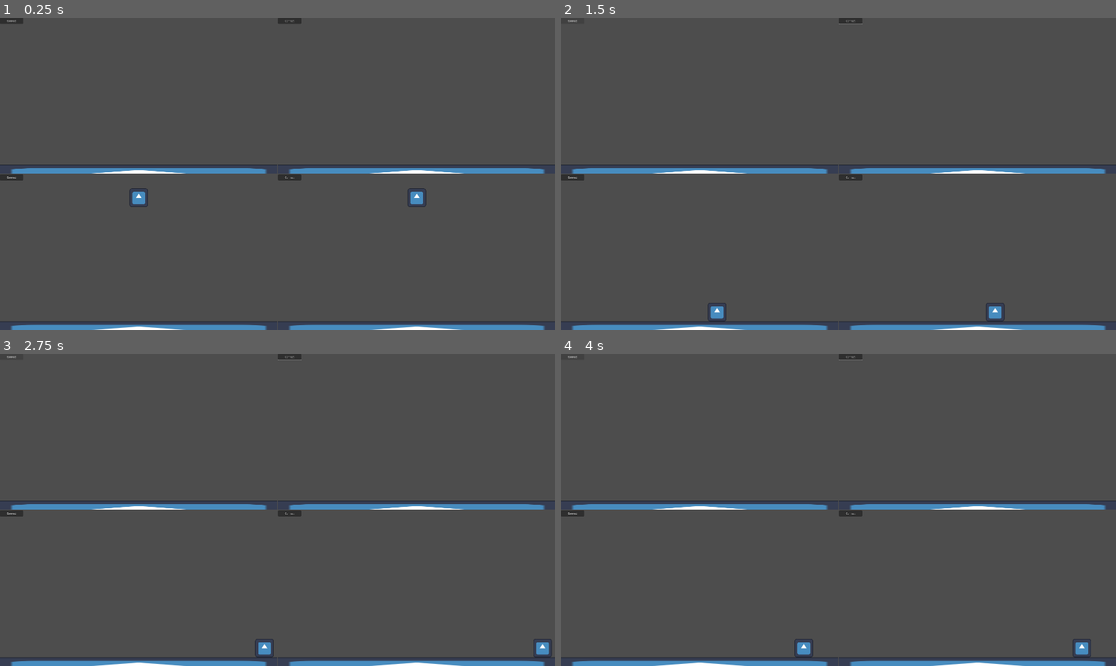
Above: before the commit, frames 1-4 (two rows, left to right).
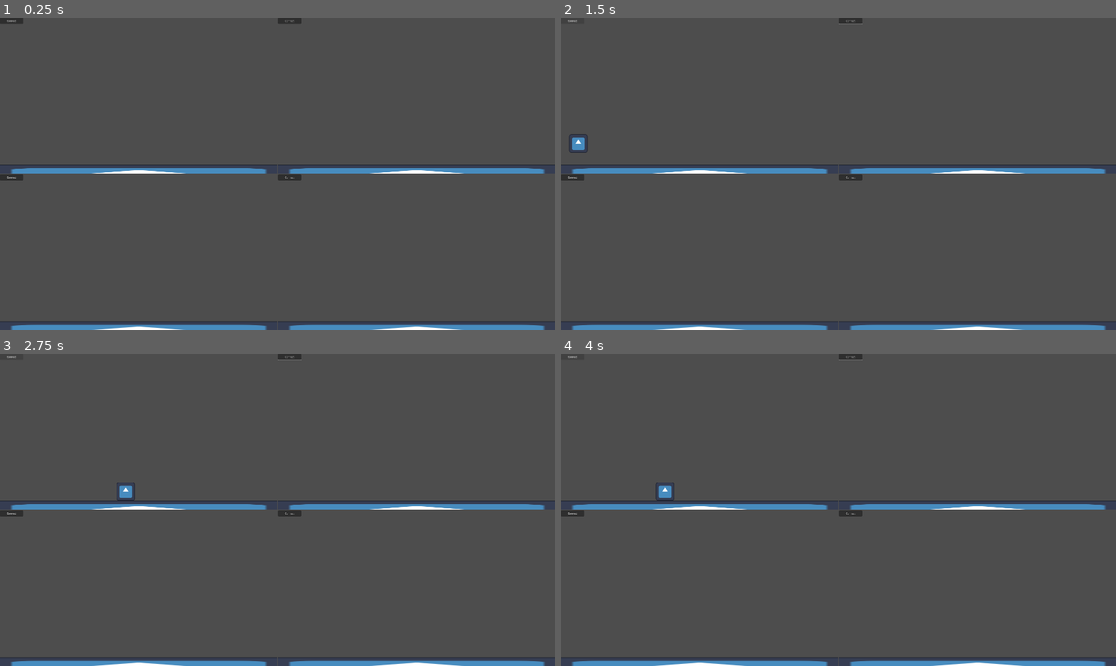
Above: after the commit, the same moments.

Repository: kamikoloss/godot-network-study
Game: Godot game, scene res://debug.tscn
Two runs of this game, one before a commit and one after it. Both use one fixed random seed, a clock stepped at 60 frames per second and the inputs below. The engine's default icon, where the game draws it, is replaced by a stand-in: a white triangle on a blue panel in a dark square.
Inputs:
- Up to frame 1 (0.25 s): no input
- Up to frame 2 (1.5 s): click "Connect" at 0.5 s; hold Right (ui_right) from 1.28 s (still down)
- Up to frame 3 (2.75 s): keep holding Right (ui_right)
- Up to frame 4 (4 s): release Right (ui_right) at 2.78 s; hold Left (ui_left) 2.78-3.53 s; hold Right (ui_right) from 3.53 s (still down)

The runs differ from the first frame. In frame 1, 0.2% of the frame differs, in the area x 23-77%, y 54-61%; in frame 2, 0.4%; in frame 3, 0.4%; in frame 4, 0.4%, in the area x 17-96%, y 41-98%.

Commit message:
ws2 修正 (動かない)

Diff:
--- a/ws2/client.gd
+++ b/ws2/client.gd
@@ -6,13 +6,13 @@
 
 @export var _player_scene: PackedScene
 @export var _network_nodes: Node2D
+@export var _local_nodes: Node2D
 @export var _connect_button: Button
 
 @export var _player_name: String = "Player"
 
 
 var mp_peer := WebSocketMultiplayerPeer.new()
-var peer := WebSocketPeer.new()
 
 
 func _ready() -> void:
@@ -50,11 +50,17 @@
 
 
 func _on_connect_button_pressed() -> void:
+	# 自機を作成する
+	var _me = _player_scene.instantiate()
+	_local_nodes.add_child(_me)
+
 	var _error = mp_peer.create_client(ADDRESS)
-	#var _error = peer.connect_to_url(ADDRESS)
 
 	if _error == OK:
 		print("[Client %s] succeeded to connect to %s" % [_player_name, ADDRESS])
 	else:
 		print("[Client %s] failed to connect to %s for %s" % [_player_name, ADDRESS, error_string(_error)])
 	multiplayer.multiplayer_peer = mp_peer
+
+	var message = { "message": 0, "id": mp_peer.get_unique_id() }
+	multiplayer.multiplayer_peer.put_packet(JSON.stringify(message).to_utf8_buffer())
--- a/ws2/client.tscn
+++ b/ws2/client.tscn
@@ -7,16 +7,12 @@
 [sub_resource type="RectangleShape2D" id="RectangleShape2D_x0om8"]
 size = Vector2(128, 128)
 
-[node name="Client" type="Node2D" node_paths=PackedStringArray("_network_nodes", "_connect_button")]
+[node name="Client" type="Node2D" node_paths=PackedStringArray("_network_nodes", "_local_nodes", "_connect_button")]
 script = ExtResource("1_spyrx")
 _player_scene = ExtResource("2_82lgy")
 _network_nodes = NodePath("NetworkNodes")
+_local_nodes = NodePath("LocalNodes")
 _connect_button = NodePath("Button")
-
-[node name="MultiplayerSpawner" type="MultiplayerSpawner" parent="."]
-_spawnable_scenes = PackedStringArray("res://player.tscn")
-spawn_path = NodePath("../NetworkNodes")
-spawn_limit = 8
 
 [node name="NetworkNodes" type="Node2D" parent="."]
 position = Vector2(960, 540)
@@ -33,9 +29,6 @@
 [node name="CollisionShape2D" type="CollisionShape2D" parent="LocalNodes/Ground"]
 shape = SubResource("RectangleShape2D_x0om8")
 
-[node name="Player" parent="LocalNodes" instance=ExtResource("2_82lgy")]
-position = Vector2(960, 540)
-
 [node name="Button" type="Button" parent="."]
 custom_minimum_size = Vector2(160, 40)
 offset_right = 8.0
--- a/ws2/player.tscn
+++ b/ws2/player.tscn
@@ -1,12 +1,7 @@
-[gd_scene load_steps=5 format=3 uid="uid://bss1xx3t1g2mx"]
+[gd_scene load_steps=4 format=3 uid="uid://bss1xx3t1g2mx"]
 
 [ext_resource type="Script" path="res://player.gd" id="1_rjh7w"]
 [ext_resource type="Texture2D" uid="uid://cbk8c7nejhl5x" path="res://icon.svg" id="2_ovkt5"]
-
-[sub_resource type="SceneReplicationConfig" id="SceneReplicationConfig_unvt8"]
-properties/0/path = NodePath(".:position")
-properties/0/spawn = true
-properties/0/replication_mode = 1
 
 [sub_resource type="RectangleShape2D" id="RectangleShape2D_4q38b"]
 size = Vector2(128, 128)
@@ -14,11 +9,6 @@
 [node name="Player" type="CharacterBody2D"]
 script = ExtResource("1_rjh7w")
 
-[node name="MultiplayerSynchronizer" type="MultiplayerSynchronizer" parent="."]
-replication_interval = 0.05
-delta_interval = 0.05
-replication_config = SubResource("SceneReplicationConfig_unvt8")
-
 [node name="Sprite2D" type="Sprite2D" parent="."]
 texture = ExtResource("2_ovkt5")
 
